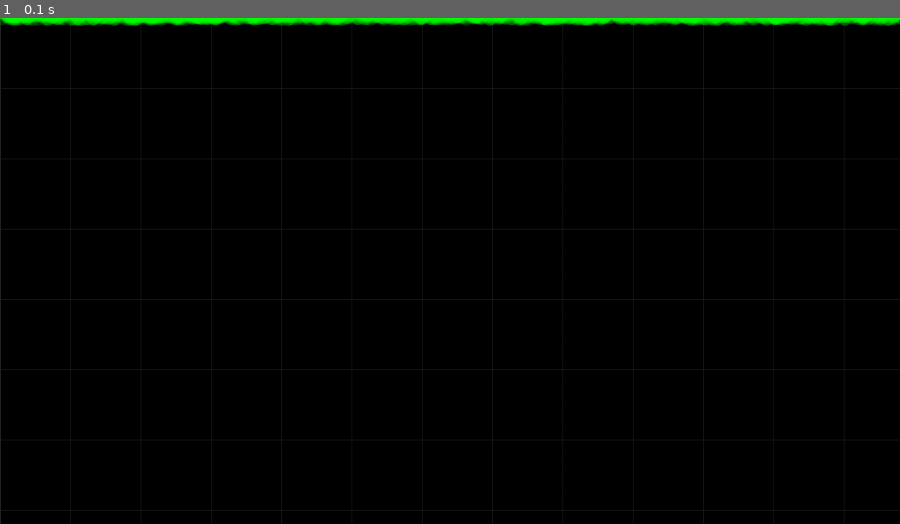
Above: before the commit, frame 1.
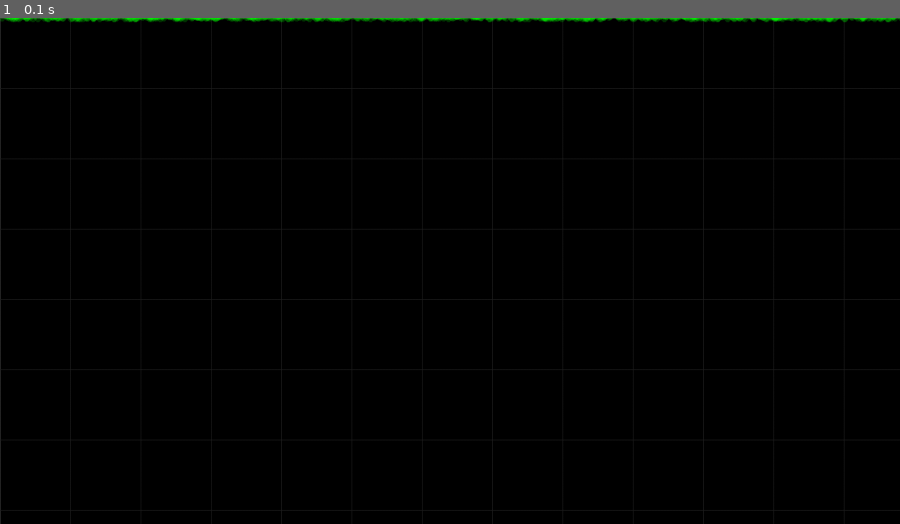
Above: after the commit, the same moment.

Repository: Bluemi/viztools
Game: pygame game, started from scripts/main.py
The game is run twice, just before and just after one commit, with the same random seed, the same clock (stepped at 60 frames per second) and the same inputs.
Inputs:
- Up to frame 1 (0.1 s): no input

The runs differ from the first frame. In frame 1, 1.4% of the frame differs, in the area x 0-100%, y 0-2%.

Commit message:
work in progress immediate mode

Diff:
--- a/scripts/main.py
+++ b/scripts/main.py
@@ -19,7 +19,7 @@
             positions,
             # np.array([[0, 0], [1, 1], [-1, 2]]),
             # size=np.random.randint(1, 5, size=num_points) ** 2 / 250,
-            size=10,
+            size=5,
             color=np.array([0, 255, 0, 50])
         )
         # self.points = Points(
--- a/viztools/drawable/draw_utils/chunking.py
+++ b/viztools/drawable/draw_utils/chunking.py
@@ -209,7 +209,11 @@
     def resize_chunk(self, chunk_index_tuple: Tuple[int, int], zoom_factor: float):
         chunk_x, chunk_y = chunk_index_tuple
         _frame, render_size = self._get_render_frame_size(chunk_index_tuple, zoom_factor)
+        # don't render chunks with too many pixels
+        if np.prod(render_size) > 4000 ** 2:
+            return
         current_surface = self.get_surface((chunk_x, chunk_y))
+        # we can't scale if the surface has not been rendered yet
         if current_surface is None:
             return
         new_surface = pg.transform.scale(current_surface, render_size)
@@ -227,6 +231,9 @@
         chunk_index = self.chunk_index_tuple(chunk_index)
 
         frame, render_size = self._get_render_frame_size(chunk_index, zoom_factor)
+        # don't render chunks with too many pixels
+        if np.prod(render_size) > 4000 ** 2:
+            return
         surface = pg.Surface(render_size, pg.SRCALPHA)
 
         point_indices = self.chunk_point_indices[chunk_index]
@@ -250,6 +257,9 @@
         self.status[chunk_index] = 3
         self.surfaces[chunk_index] = surface
 
+    def get_pixel_approx(self, zoom_factor) -> int:
+        return int(self.chunk_size * zoom_factor)
+
     def _get_render_frame_size(self, chunk_index, zoom_factor):
         frame = self.get_chunk_frame(chunk_index)
         frame_size = abs(float(frame[2] - frame[0])), abs(float(frame[3] - frame[1]))
--- a/viztools/drawable/points.py
+++ b/viztools/drawable/points.py
@@ -166,17 +166,21 @@
         # draw points in chunks
         viewport = get_viewport(coordinate_system, screen.get_size())
         chunk_indices = self.current_chunks.get_in_viewport_chunk_indices(viewport)
-        for chunk_index in chunk_indices:
-            chunk_x, chunk_y = self.current_chunks.chunk_index_tuple(chunk_index)
-            if self.current_chunks.status[chunk_x, chunk_y] == 1:
-                self.current_chunks.resize_chunk((chunk_x, chunk_y), coordinate_system.zoom_factor)
-            chunk_surface = self.current_chunks.get_surface((chunk_x, chunk_y))
-            if chunk_surface is not None:
-                chunk_frame = self.current_chunks.get_chunk_frame((chunk_x, chunk_y))
-                left_top = np.array([[chunk_frame[0], chunk_frame[1]]])
-                left_top_screen = coordinate_system.space_to_screen_t(left_top)
-                left_top_screen = (int(left_top_screen[0, 0]), int(left_top_screen[0, 1]))
-                screen.blit(chunk_surface, left_top_screen)
+        if self.current_chunks.get_pixel_approx(coordinate_system.zoom_factor) > 4000:
+            # too many pixels: immediate mode
+            pass
+        else:
+            for chunk_index in chunk_indices:
+                chunk_x, chunk_y = self.current_chunks.chunk_index_tuple(chunk_index)
+                if self.current_chunks.status[chunk_x, chunk_y] == 1:
+                    self.current_chunks.resize_chunk((chunk_x, chunk_y), coordinate_system.zoom_factor)
+                chunk_surface = self.current_chunks.get_surface((chunk_x, chunk_y))
+                if chunk_surface is not None:
+                    chunk_frame = self.current_chunks.get_chunk_frame((chunk_x, chunk_y))
+                    left_top = np.array([[chunk_frame[0], chunk_frame[1]]])
+                    left_top_screen = coordinate_system.space_to_screen_t(left_top)
+                    left_top_screen = (int(left_top_screen[0, 0]), int(left_top_screen[0, 1]))
+                    screen.blit(chunk_surface, left_top_screen)
 
     def clicked_points(self, event: pg.event.Event, coordinate_system: CoordinateSystem) -> np.ndarray:
         """
